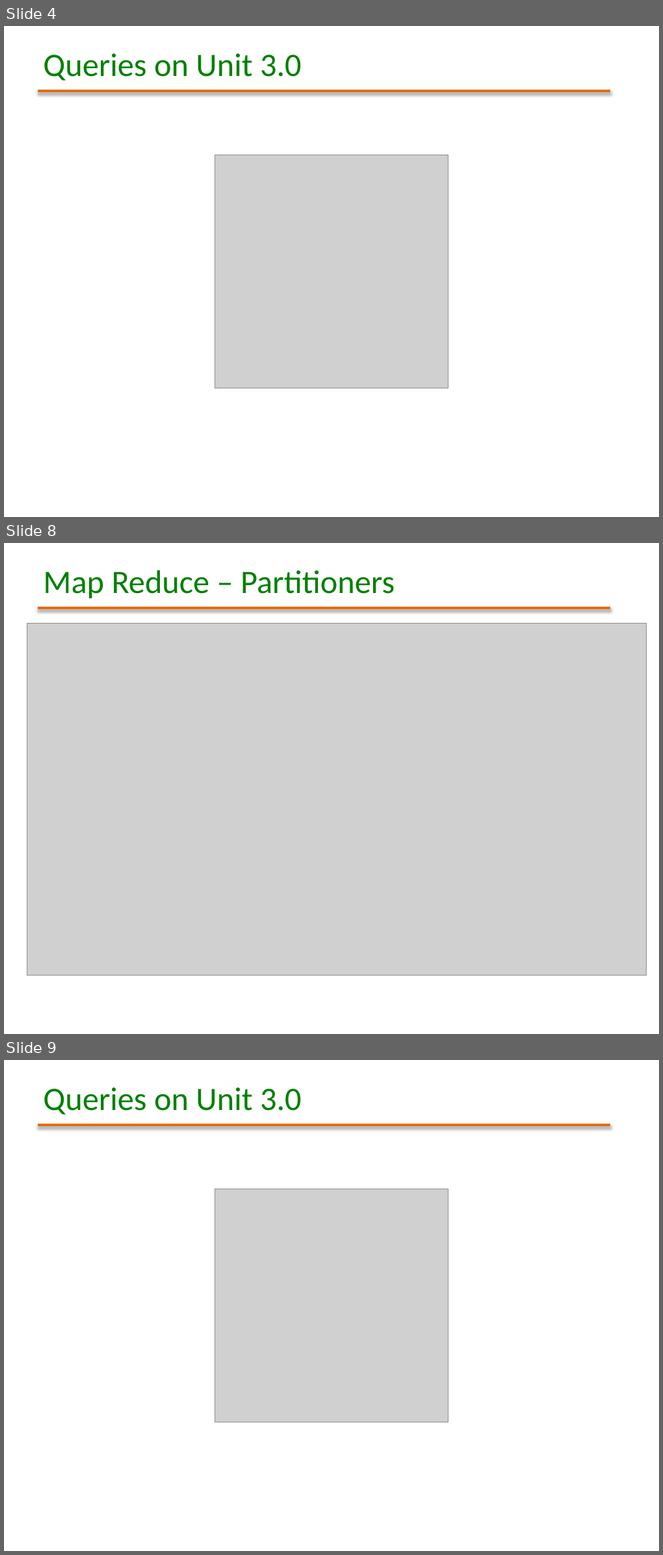
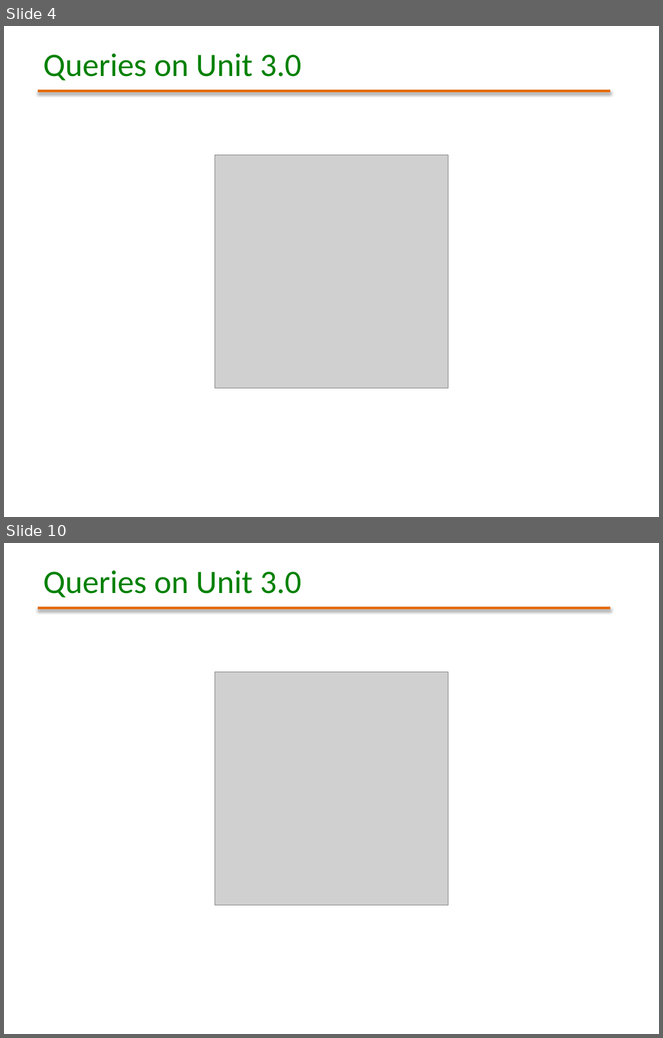
Before and after one commit to masroorrizvi/ManipalSessions, a slide deck: Hadoop Webinar - Session 3 (Hadoop Map Reduce - Concepts & Hands On).pptx. Shown one above the other, each under a label of ours: slides 4, 8 and 9 before the commit, slides 4 and 10 after it; the slides between them are not shown. The pictures are 663x1555 and 663x1038 pixels, drawn with LibreOffice and Linux fonts; fonts in the diff are those of the drawing; grey boxes stand for pictures; background and template pictures are left out. Boxes give left, top, right and bottom in pixels: in the first picture for what was removed or moved away, otherwise in the second. Text is boxed around its words. In the diff, an @@ line names an element or a change of style, - is before the commit and + after.

```diff
--- a/Hadoop Webinar - Session 3 (Hadoop Map Reduce - Concepts & Hands On).pptx
+++ b/Hadoop Webinar - Session 3 (Hadoop Map Reduce - Concepts & Hands On).pptx
@@ slide 8 removed at <box>4,543,659,1034</box>, background picture (left out); not listed: 1 template element that a slide beside it also shows @@
@@ title removed at <box>43,570,395,598</box> @@
-Map Reduce – Partitioners
@@ picture removed at <box>27,624,646,976</box> @@
@@ what was slide 9 is now slide 10 @@
```
Also in this commit, not shown: 5 slides changed, 2 slides added, 1 other file.
